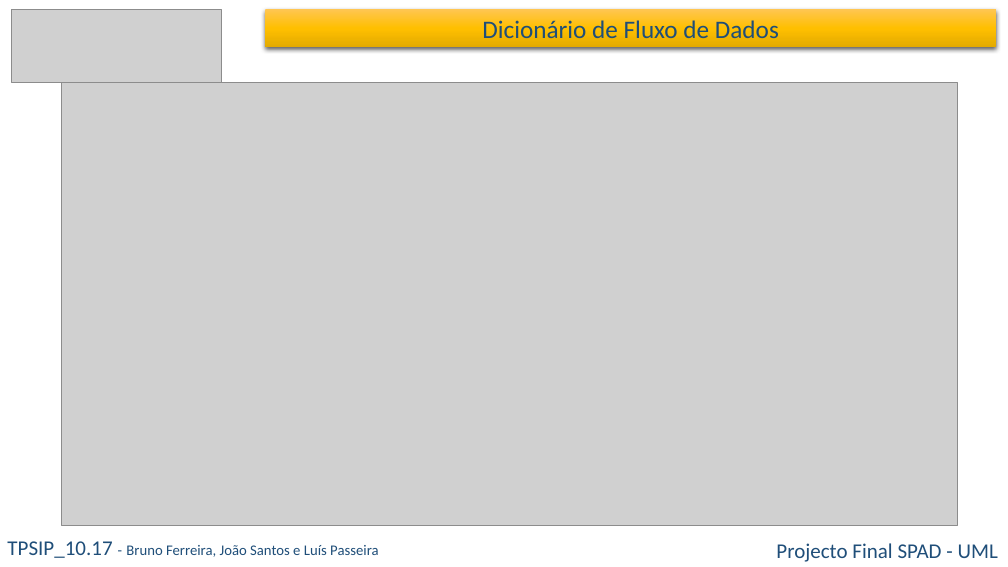
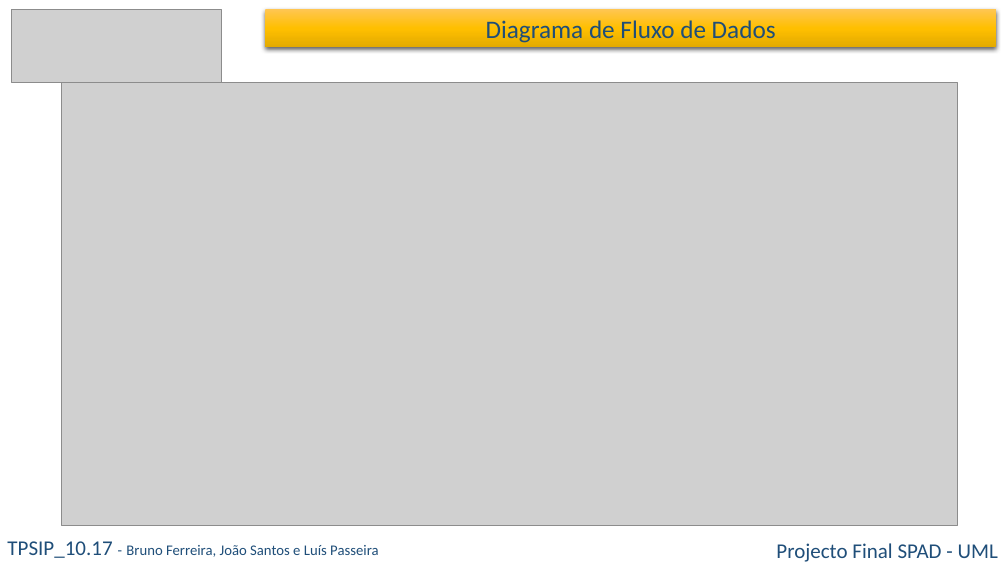
Before and after one commit to bmiguelmf/WizBall, a slide deck: slide 9 of 04 - Docs/01 - Project Manager/08 - UML/00 - Apresentação UML/UML Grupo 3.pptx (slide 6 before the commit). Drawn at 1008x567 pixels with LibreOffice and Linux fonts; fonts in the diff are those of the drawing; grey boxes stand for pictures. Boxes give left, top, right and bottom in pixels: in the first picture for what was removed or moved away, otherwise in the second. Text is boxed around its words. In the diff, an @@ line names an element or a change of style, - is before the commit and + after.

```diff
--- a/04 - Docs/01 - Project Manager/08 - UML/00 - Apresentação UML/UML Grupo 3.pptx
+++ b/04 - Docs/01 - Project Manager/08 - UML/00 - Apresentação UML/UML Grupo 3.pptx
@@ text in rectangle at (486,20,776,43): text changed @@
-Dicionário de Fluxo de Dados
+Diagrama de Fluxo de Dados
```
Also in this commit, not shown: 1 other slide changed, 15 slides added, 16 other files.
